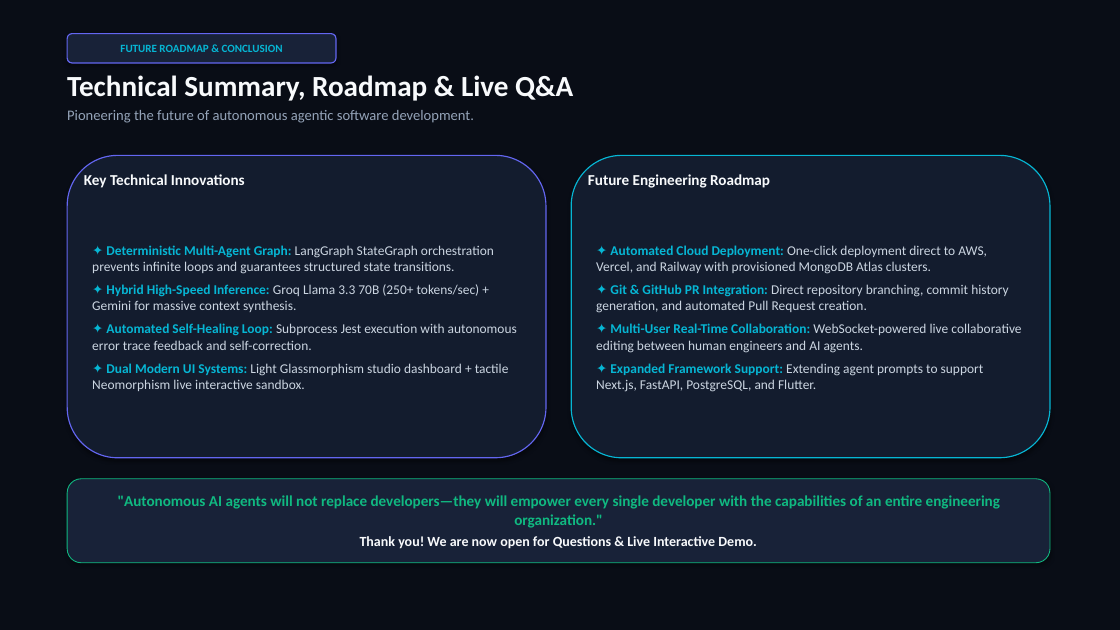
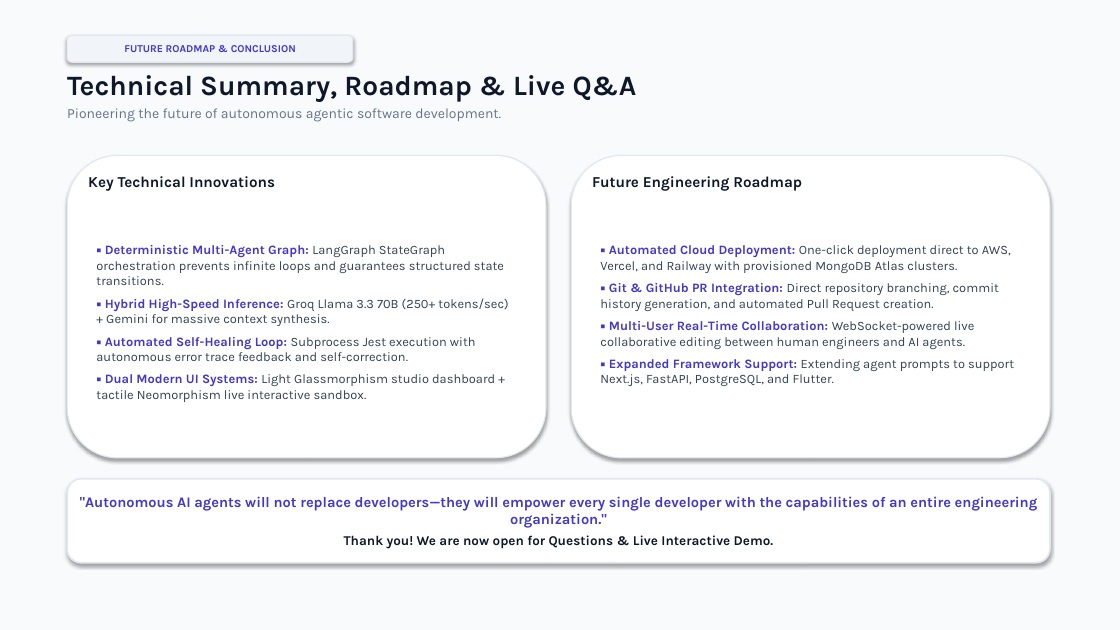
Before and after one commit to amohdanas125/AI-Coding-Team-autonomous-multi-agent-platform, a slide deck: slide 12 of ai-coding-team/AI_Coding_Team_Project_Presentation.pptx. Drawn at 1120x630 pixels with LibreOffice and Linux fonts; fonts in the diff are those of the drawing. Boxes give left, top, right and bottom in pixels: in the first picture for what was removed or moved away, otherwise in the second. Text is boxed around its words. In the diff, an @@ line names an element or a change of style, - is before the commit and + after.

Commit message:
docs: redesign PPTX to clean executive light theme with browser mockups and detailed tool mapping

```diff
--- a/ai-coding-team/AI_Coding_Team_Project_Presentation.pptx
+++ b/ai-coding-team/AI_Coding_Team_Project_Presentation.pptx
@@ rectangle at [0,0,1120,630]: fill #090D16 to #F8FAFC @@
@@ rounded rectangle "FUTURE ROADMAP & CONCLUSION": place and size @@
-rounded rectangle "FUTURE ROADMAP & CONCLUSION" at [67,34,336,63]
+rounded rectangle "FUTURE ROADMAP & CONCLUSION" at [67,35,353,62]
@@ rounded rectangle "FUTURE ROADMAP & CONCLUSION" at [67,35,353,62]: size 9.5 to 9 pt, font Calibri to Karla, text colour #06B6D4 to #4338CA; fill #182238 to #F1F5F9; outline #6366F1 1 pt to #E2E8F0 1 pt @@
@@ text "Technical Summary, Roadmap & Live ..." at [67,75,637,122]: size 25 to 24 pt, text colour #F8FAFC to #0F172A in "Technical Summary, Roadmap & Live Q&A"; font Calibri to Karla; size 12.5 to 12 pt, text colour #94A3B8 to #64748B in "Pioneering the future of autonomous agentic software ..." @@
@@ rounded rectangle at [67,155,546,458]: fill #131C2E to #FFFFFF; outline #6366F1 1 pt to #E2E8F0 1 pt @@
@@ text "Key Technical Innovations" at [88,176,275,191]: font Calibri to Karla, text colour #F8FAFC to #0F172A @@
@@ rounded rectangle at [571,155,1050,458]: fill #131C2E to #FFFFFF; outline #06B6D4 1 pt to #E2E8F0 1 pt @@
@@ text "Future Engineering Roadmap" at [592,176,802,191]: font Calibri to Karla, text colour #F8FAFC to #0F172A @@
@@ text at [96,245,508,402]: text changed; size 11.5 to 11 pt; font Calibri to Karla; text colour #CBD5E1 to #334155 @@
-✦ Deterministic Multi-Agent Graph: LangGraph StateGraph orchestration prevents infinite loops and guarantees structured state transitions.
-✦ Hybrid High-Speed Inference: Groq Llama 3.3 70B (250+ tokens/sec) + Gemini for massive context synthesis.
-✦ Automated Self-Healing Loop: Subprocess Jest execution with autonomous error trace feedback and self-correction.
-✦ Dual Modern UI Systems: Light Glassmorphism studio dashboard + tactile Neomorphism live interactive sandbox.
+▪ Deterministic Multi-Agent Graph: LangGraph StateGraph orchestration prevents infinite loops and guarantees structured state transitions.
+▪ Hybrid High-Speed Inference: Groq Llama 3.3 70B (250+ tokens/sec) + Gemini for massive context synthesis.
+▪ Automated Self-Healing Loop: Subprocess Jest execution with autonomous error trace feedback and self-correction.
+▪ Dual Modern UI Systems: Light Glassmorphism studio dashboard + tactile Neomorphism live interactive sandbox.
@@ text at [600,245,1014,386]: text changed; size 11.5 to 11 pt; font Calibri to Karla; text colour #CBD5E1 to #334155 @@
-✦ Automated Cloud Deployment: One-click deployment direct to AWS, Vercel, and Railway with provisioned MongoDB Atlas clusters.
-✦ Git & GitHub PR Integration: Direct repository branching, commit history generation, and automated Pull Request creation.
-✦ Multi-User Real-Time Collaboration: WebSocket-powered live collaborative editing between human engineers and AI agents.
-✦ Expanded Framework Support: Extending agent prompts to support Next.js, FastAPI, PostgreSQL, and Flutter.
+▪ Automated Cloud Deployment: One-click deployment direct to AWS, Vercel, and Railway with provisioned MongoDB Atlas clusters.
+▪ Git & GitHub PR Integration: Direct repository branching, commit history generation, and automated Pull Request creation.
+▪ Multi-User Real-Time Collaboration: WebSocket-powered live collaborative editing between human engineers and AI agents.
+▪ Expanded Framework Support: Extending agent prompts to support Next.js, FastAPI, PostgreSQL, and Flutter.
@@ rounded rectangle ""Autonomous AI agents will not ..." at [67,479,1050,563]: size 13 to 12.5 pt, text colour #10B981 to #4338CA in ""Autonomous AI agents will not replace developers—they ..."; font Calibri to Karla; size 12 to 11.5 pt, text colour #F8FAFC to #0F172A in "Thank you! We are now open for ..."; fill #182238 to #FFFFFF; outline #10B981 0.75 pt to #E2E8F0 1.5 pt @@
```
Also in this commit, not shown: 9 other slides changed, 2 slides added, 2 slides removed, 1 other file.
